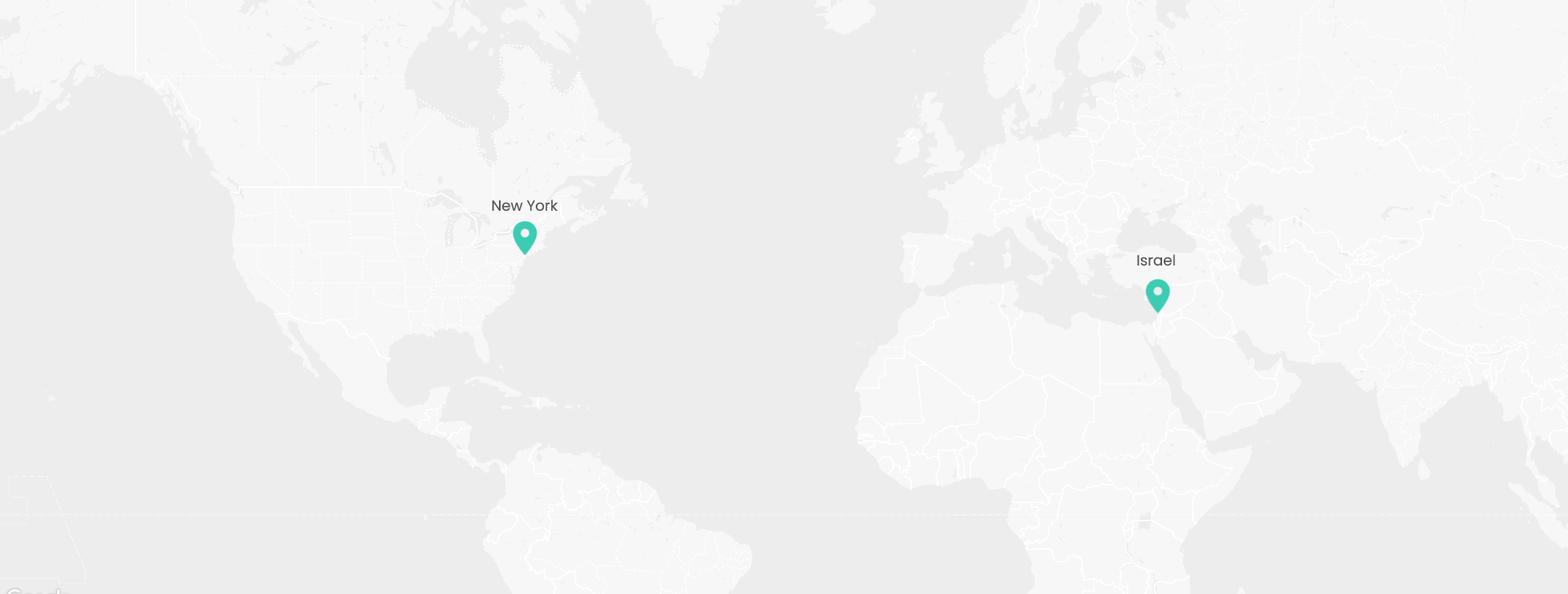
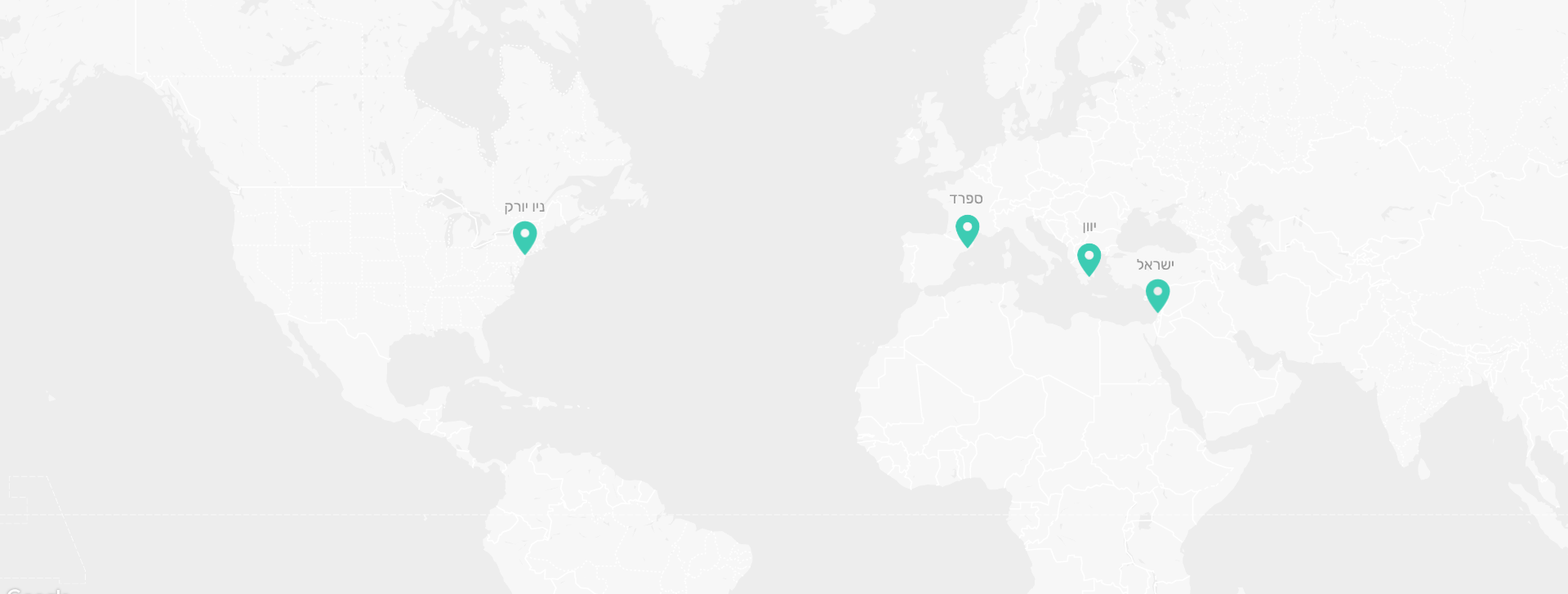
Layer changes from the first 1568 x 594 image to the second:
added group "hebrew" with 4 layers above "eng" over box(504, 194, 1174, 271)
added layer "ןווי" (68%) in group "hebrew" over box(1082, 222, 1096, 234)
added layer "קרוי וינ" (68%) in group "hebrew" over box(504, 202, 545, 215)
added layer "דרפס" (68%) in group "hebrew" over box(949, 194, 983, 205)
added layer "לארשי" (68%) in group "hebrew" over box(1136, 258, 1174, 271)
"New York": opacity 100% → 68%, moved it into group "eng", painted on it over box(491, 199, 558, 212)
"Israel": opacity 100% → 68%, moved it into group "eng", painted on it over box(1136, 253, 1176, 270)
added layer "Layer 1 copy" above "Layer 1" over box(955, 213, 980, 249)
added layer "Layer 1" above "Layer 0" over box(1077, 242, 1102, 277)
